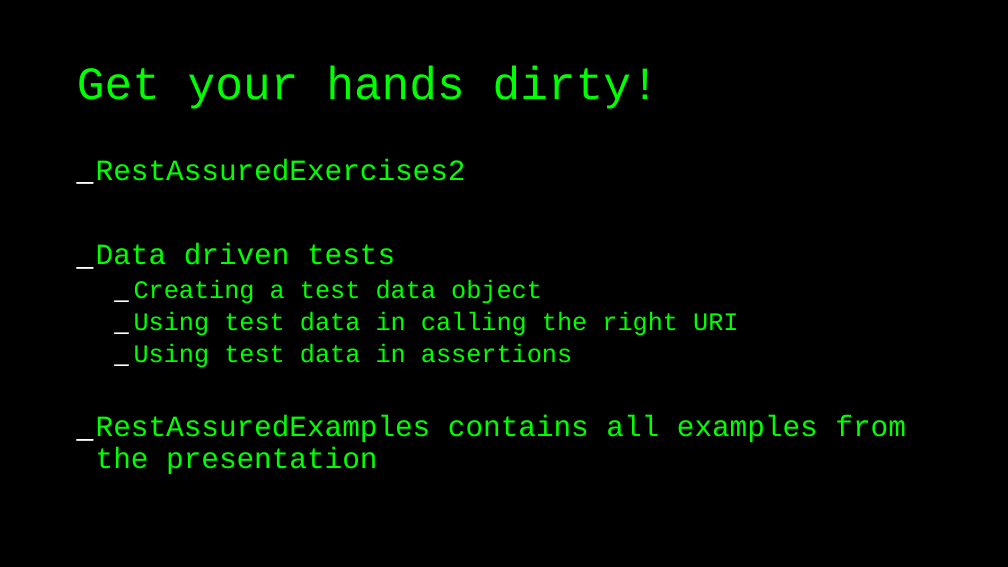
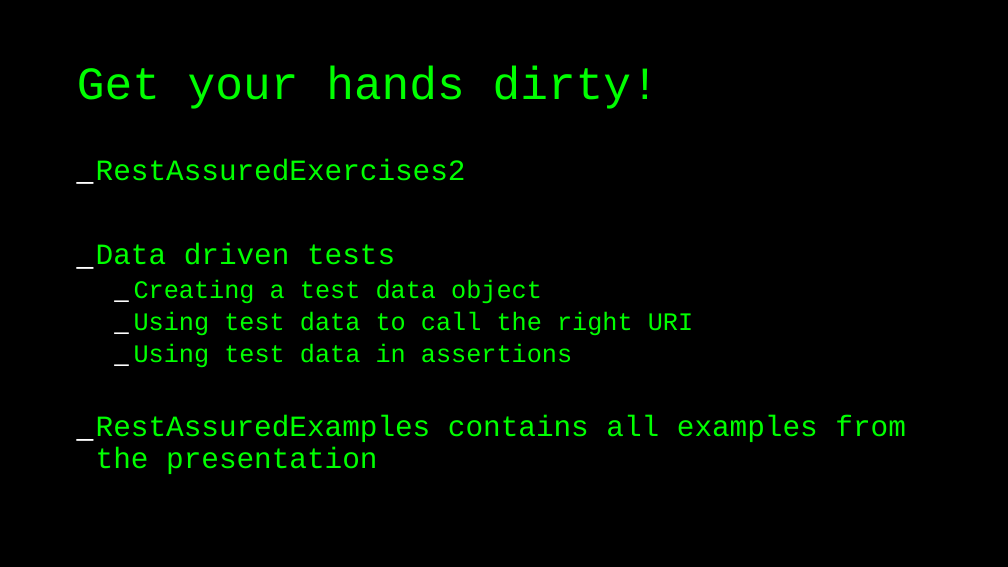
Before and after one commit to basdijkstra/rest-assured-workshop, a slide deck: slide 26 of RestAssuredWorkshop.odp. Drawn at 1008x567 pixels with LibreOffice and Linux fonts; fonts in the diff are those of the drawing. Boxes give left, top, right and bottom in pixels: in the first picture for what was removed or moved away, otherwise in the second. Text is boxed around its words. In the diff, an @@ line names an element or a change of style, - is before the commit and + after.

```diff
--- a/RestAssuredWorkshop.odp
+++ b/RestAssuredWorkshop.odp
@@ text at box(134, 311, 693, 336): text changed @@
-  _ Using test data in calling the right URI
+  _ Using test data to call the right URI
```
Also in this commit, not shown: 17 other slides changed, 3 slides added, 6 slides removed, 8 other files.
